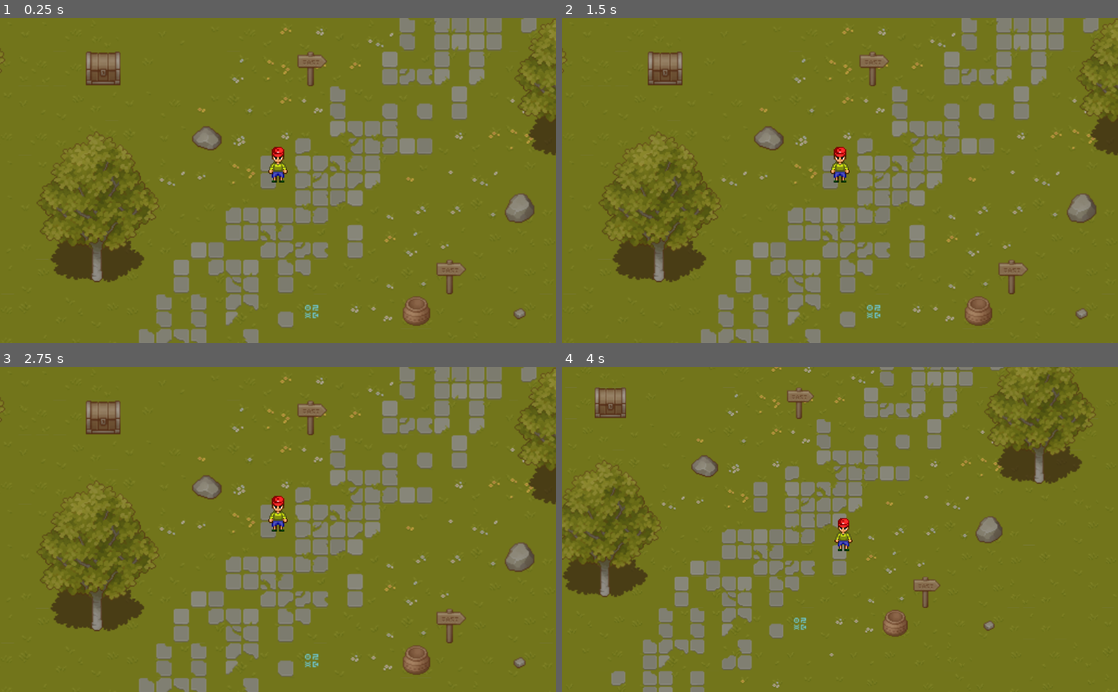
Above: before the commit, frames 1-4 (two rows, left to right).
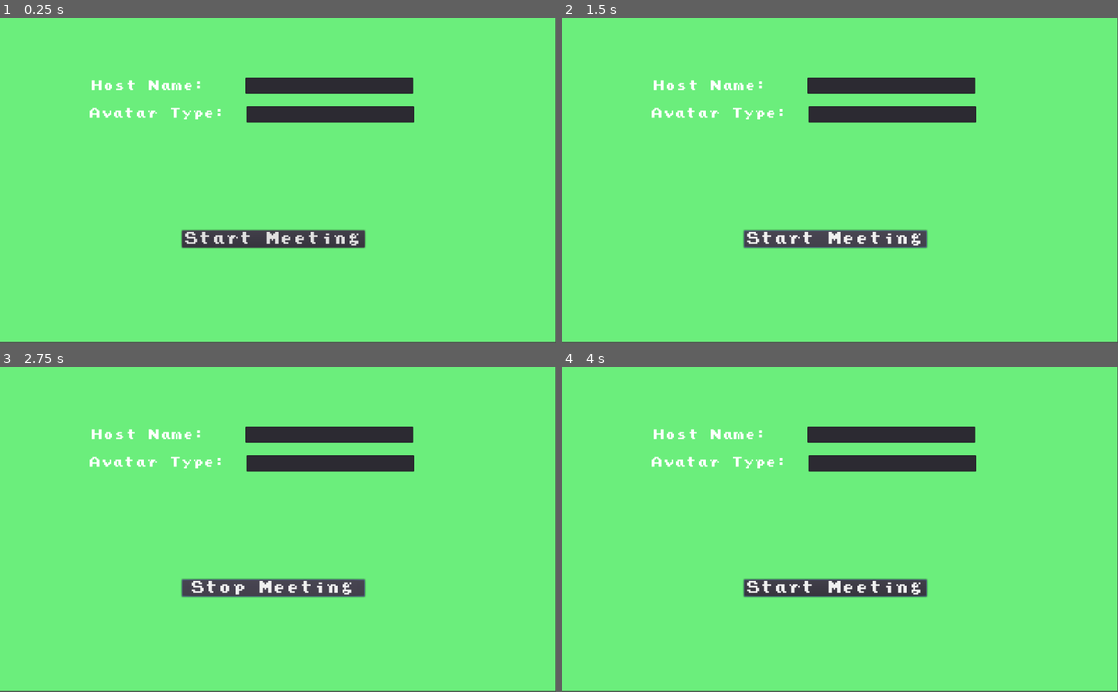
Above: after the commit, the same moments.

Repository: blink-blink/Calla-Chat-Reimplementation
Game: Godot game, scene res://Scenes/Entrypoint.tscn
Two runs of this game, one before a commit and one after it. Both use one fixed random seed, a clock stepped at 60 frames per second and the inputs below.
Inputs (mouse positions are in pixels of both pictures, inside the frame that each line leads up to):
- Up to frame 1 (0.25 s): no input
- Up to frame 2 (1.5 s): click (834, 239) at 0.5 s, where only the run after the commit has a clickable "Start Meeting"; click (834, 239) at 1.25 s, where only the run after the commit has a clickable "Stop Meeting"
- Up to frame 3 (2.75 s): click (272, 588) at 2 s, where only the run after the commit has a clickable "Start Meeting"
- Up to frame 4 (4 s): tap Enter at 2.75 s; move the mouse to (962, 513) at 2.77 s; hold Right (right) 2.78-3.53 s; hold Right mouse button (mouse_right) 2.78-3.53 s; move the mouse to (728, 545) at 3.52 s; hold Down (down) from 3.53 s (still down); tap Mouse wheel down (scroll_down) at 3.6 s

The runs differ from the first frame. In frame 1, 100% of the frame differs, in the area x 0-100%, y 0-100%; in frame 2, 100%; in frame 3, 100%; in frame 4, 100%.

Commit message:
Finished implementing non-audio features, Added Basic GUI for hostname and avatar

Diff:
--- a/Scenes/Entrypoint.gd
+++ b/Scenes/Entrypoint.gd
@@ -4,50 +4,60 @@
 # Declare member variables here. Examples:
 # var a = 2
 # var b = "text"
+var position_lock: Mutex = Mutex.new()
+var user_positions: Dictionary = {}
+var usernames: Dictionary ={}
+var user_avatars: Dictionary ={}
 
-var all_users: Dictionary = {}
-var map_config: Dictionary = {}
 # Called when the node enters the scene tree for the first time.
 func _ready():
 	randomize()
-	start_calla_meeting()
-	var map_class = load("res://Scenes/Map1.tscn")
-	var map_object = map_class.instance()
-	self.add_child(map_object)
 
-func start_calla_meeting():
-	var map_config_file = File.new()
-	if map_config_file.file_exists("user://map_configuration.json"):
-		map_config_file.open("user://map_configuration.json",File.READ)
-		var map_config = parse_json(map_config_file.get_line())
-		map_config_file.close()
-	else:
-		map_config["x_size"] = 100.0
-		map_config["y_size"] = 100.0
-		map_config["obstacles"] = Array()
 
+func start_calla_meeting(hostname: String,host_avatar: int):
+	user_positions[-1] = {"x":0,"y":0}
+	usernames[-1] = hostname
+	user_avatars[-1] = host_avatar
 	var command_and_control = NetworkedMultiplayerENet.new()
 	command_and_control.create_server(22552,200)
 	get_tree().network_peer = command_and_control
-	get_tree().connect("network_peer_connected",self,"spawn_new_player")
 	get_tree().connect("network_peer_disconnected",self,"despawn_player")
+	$synchronizer.start()
 
 
-func spawn_new_player(id: int):
-	pass
-
 func despawn_player(id: int):
-	all_users.erase(id)
-
-remote func register_client(client_id: int, client_username: String, client_avatar: int):
-	var x_position: float = 0
-	var y_position: float = 0
-	all_users[client_id] = {"username": client_username,"x": x_position, "y": y_position, "avatar": client_avatar}
+	position_lock.lock()
+	user_positions.erase(id)
+	for user_id in user_positions.keys():
+		rpc_id(user_id,"disconnect_me",id)
+	position_lock.unlock()
+	usernames.erase(id)
+	user_avatars.erase(id)
 
 
+remote func register_client(client_id: int, client_username: String, client_avatar: int, client_x: float, client_y: float):
+	position_lock.lock()
+	user_positions[client_id] = {"x": client_x, "y": client_y}
+	usernames[client_id] = client_username
+	user_avatars[client_id] = client_avatar
+	rpc_unreliable_id(client_id, "set_all_user_positions",user_positions)
+	rpc_id(client_id,"set_all_usernames",usernames)
+	rpc_id(client_id,"set_all_avatars",user_avatars)
+	for user_id in user_positions.keys():
+		if client_id != user_id:
+			rpc_id(user_id, "add_new_user", client_username, client_avatar)
+	position_lock.unlock()
+
 remote func update_client_position(client_id: int, new_x: float, new_y: float):
-	all_users[client_id]["x"] = new_x
-	all_users[client_id]["y"] = new_y
+	position_lock.lock()
+	user_positions[client_id]["x"] = new_x
+	user_positions[client_id]["y"] = new_y
+	position_lock.unlock()
+
+remote func set_client_emote(client_id: int, emote: int):
+	for user_id in user_avatars.keys():
+		if user_id != client_id:
+			rpc_id(user_id,"set_client_emote",client_id,emote)
 
 remote func disconnect_me(id: int):
 	emit_signal("network_peer_disconnected",id)
@@ -56,6 +66,16 @@
 func dial_received(id: int):
 	pass
 
+func synchronize_user_positions():
+	position_lock.lock()
+	for user_id in user_positions.keys():
+		rpc_unreliable_id(user_id, "set_all_user_positions",user_positions)
+	position_lock.unlock()
 # Called every frame. 'delta' is the elapsed time since the previous frame.
 #func _process(delta):
 #	pass
+
+
+func stop_calla_meeting():
+	$synchronizer.stop()
+	get_tree().network_peer = null
--- a/Scenes/Entrypoint.tscn
+++ b/Scenes/Entrypoint.tscn
@@ -1,6 +1,16 @@
-[gd_scene load_steps=2 format=2]
+[gd_scene load_steps=3 format=2]
 
 [ext_resource path="res://Scenes/Entrypoint.gd" type="Script" id=1]
+[ext_resource path="res://Scenes/Startup.tscn" type="PackedScene" id=2]
 
 [node name="Entrypoint" type="Node"]
 script = ExtResource( 1 )
+
+[node name="synchronizer" type="Timer" parent="."]
+wait_time = 0.2
+
+[node name="startup_screen" parent="." instance=ExtResource( 2 )]
+
+[connection signal="timeout" from="synchronizer" to="." method="synchronize_user_positions"]
+[connection signal="start_meeting" from="startup_screen" to="." method="start_calla_meeting"]
+[connection signal="stop_meeting" from="startup_screen" to="." method="stop_calla_meeting"]
--- /dev/null
+++ b/Scenes/Startup.gd
@@ -0,0 +1,28 @@
+extends Node2D
+var meeting_started: bool = false
+signal start_meeting
+signal stop_meeting
+# Declare member variables here. Examples:
+# var a = 2
+# var b = "text"
+
+
+# Called when the node enters the scene tree for the first time.
+func _ready():
+	pass # Replace with function body.
+
+
+# Called every frame. 'delta' is the elapsed time since the previous frame.
+#func _process(delta):
+#	pass
+
+
+func _on_Button_pressed():
+	if not meeting_started:
+		$meeting.text = "Stop Meeting"
+		meeting_started = true
+		emit_signal("start_meeting",$hostname.text,int($host_avatar.text))
+	else:
+		$meeting.text = "Start Meeting"
+		meeting_started = false
+		emit_signal("stop_meeting")
--- /dev/null
+++ b/Scenes/Startup.tscn
@@ -0,0 +1,63 @@
+[gd_scene load_steps=6 format=2]
+
+[ext_resource path="res://Assets/Fonts/prstart.ttf" type="DynamicFontData" id=1]
+[ext_resource path="res://Scenes/Startup.gd" type="Script" id=2]
+
+[sub_resource type="DynamicFont" id=3]
+font_data = ExtResource( 1 )
+
+[sub_resource type="DynamicFont" id=1]
+size = 21
+font_data = ExtResource( 1 )
+
+[sub_resource type="DynamicFont" id=2]
+size = 25
+font_data = ExtResource( 1 )
+
+[node name="startup_screen" type="Node2D"]
+script = ExtResource( 2 )
+
+[node name="ColorRect" type="ColorRect" parent="."]
+margin_right = 1023.0
+margin_bottom = 598.0
+color = Color( 0.419608, 0.933333, 0.486275, 1 )
+
+[node name="hostname" type="TextEdit" parent="."]
+margin_left = 452.0
+margin_top = 110.0
+margin_right = 761.0
+margin_bottom = 140.0
+custom_fonts/font = SubResource( 3 )
+
+[node name="host_avatar" type="TextEdit" parent="."]
+margin_left = 454.0
+margin_top = 163.0
+margin_right = 763.0
+margin_bottom = 193.0
+custom_fonts/font = SubResource( 3 )
+
+[node name="hostname_label" type="Label" parent="."]
+margin_left = 169.0
+margin_top = 114.0
+margin_right = 379.0
+margin_bottom = 152.0
+custom_fonts/font = SubResource( 1 )
+text = "Host Name:"
+
+[node name="hostname_label2" type="Label" parent="."]
+margin_left = 165.0
+margin_top = 165.0
+margin_right = 417.0
+margin_bottom = 203.0
+custom_fonts/font = SubResource( 1 )
+text = "Avatar Type:"
+
+[node name="meeting" type="Button" parent="."]
+margin_left = 335.0
+margin_top = 392.0
+margin_right = 672.0
+margin_bottom = 424.0
+custom_fonts/font = SubResource( 2 )
+text = "Start Meeting"
+
+[connection signal="pressed" from="meeting" to="." method="_on_Button_pressed"]
